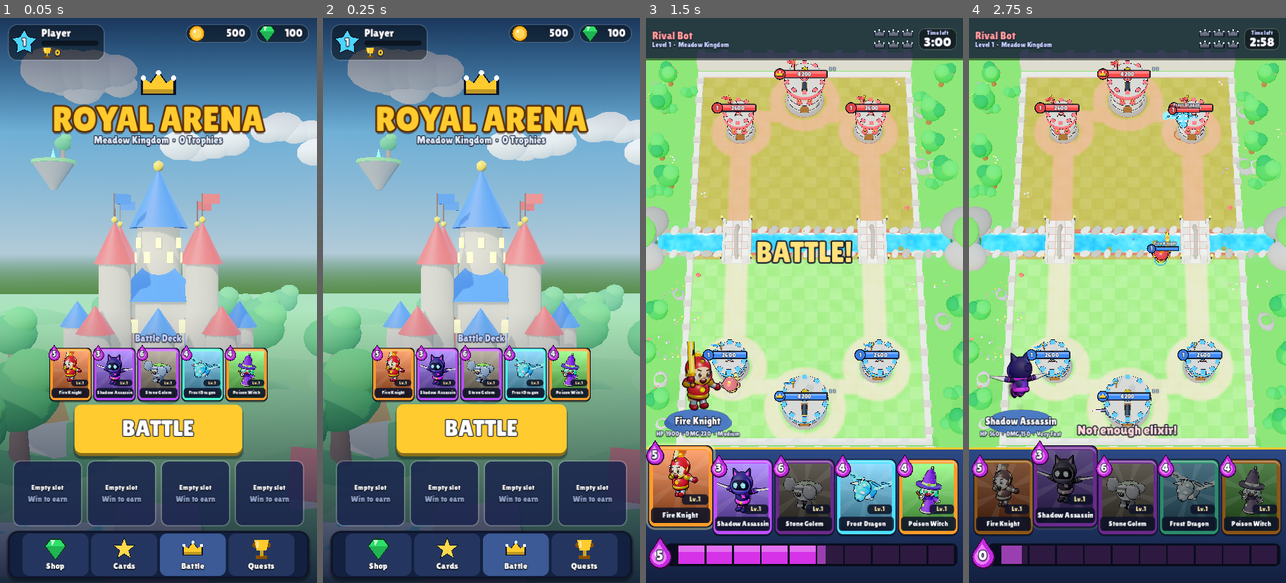
Above: before the commit, frames 1-4 (left to right).
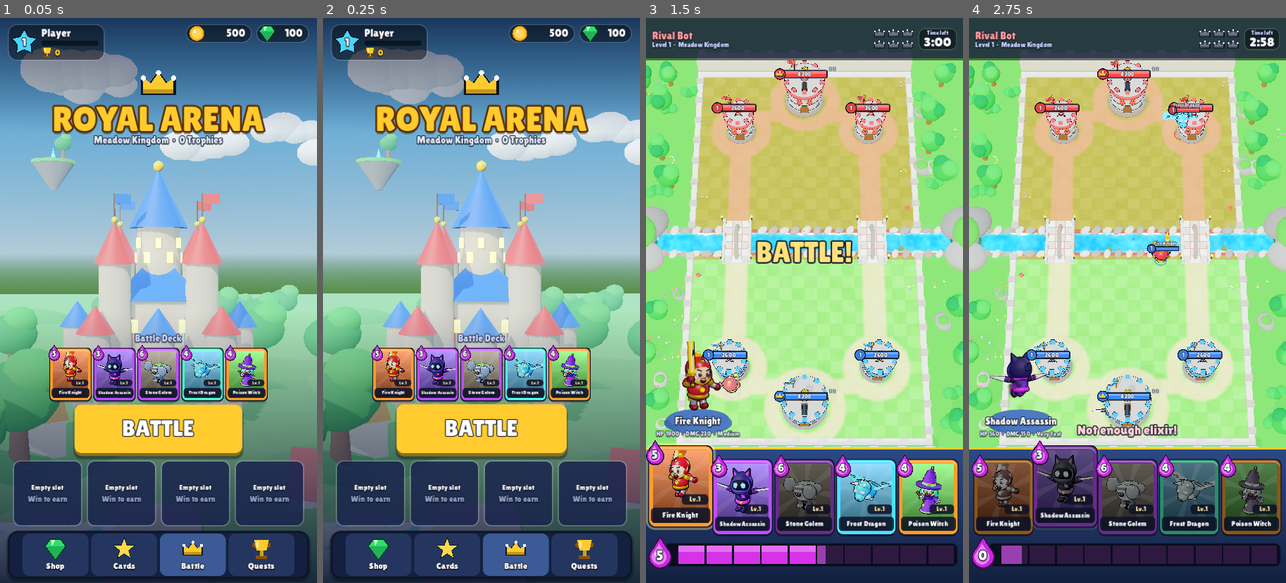
Above: after the commit, the same moments.

Repository: kenanbjelic12/Royal
Game: Godot game, scene res://Scenes/MainMenu/MainMenu.tscn
Two runs of this game, one before a commit and one after it. Both use one fixed random seed, a clock stepped at 60 frames per second and the inputs below.
Inputs (mouse positions are in pixels of both pictures, inside the frame that each line leads up to):
- Up to frame 1 (0.05 s): no input
- Up to frame 2 (0.25 s): no input
- Up to frame 3 (1.5 s): click "BATTLE" at 0.5 s; drag from (680, 498) to (836, 176) at 1.27 s
- Up to frame 4 (2.75 s): drag from (1064, 498) to (1111, 413) at 2.02 s

The runs differ from the first frame. In frame 1, 0.3% of the frame differs, in the area x 20-84%, y 23-70%; in frame 2, 0.2%; in frame 3, 0.3%, in the area x 0-100%, y 8-90%; in frame 4, 0.3%.

Commit message:
Phase 4: skinned model batching, static batching, landscape layout, AI fixes, reports
- SkinBaker turns each procedural rig into one skinned mesh (Skeleton3D),
  MeshBatcher merges static arena/menu scenery: draw calls 6350 -> ~1570
- Hit-flash overlay only attached while visible
- Fixed AI punish spam and scoring; AI now uses all 5 cards
- Landscape/PC layout fixes, card name fitting, deploy overlay visibility
- Test suite 121/121 passing; phase reports and Meshy pipeline docs

Co-Authored-By: Claude Opus 5.5 <noreply@anthropic.com>
Claude-Session: https://claude.ai/code/session_01H7mHSbPM86t11M3b526Com

Diff:
--- a/Scripts/Arena.gd
+++ b/Scripts/Arena.gd
@@ -27,6 +27,8 @@
 		_build_waterfall(s)
 	_build_border()
 	_build_decorations()
+	# static batching: thousands of decoration parts -> a few dozen draw calls
+	MeshBatcher.bake_tree(self)
 	_build_deploy_overlay()
 
 # ------------------------------------------------------------------ materials
@@ -57,7 +59,7 @@
 	b.size = size
 	return b
 
-func _sphere(r: float, h := -1.0, seg := 16) -> SphereMesh:
+func _sphere(r: float, h := -1.0, seg := 12) -> SphereMesh:
 	var s := SphereMesh.new()
 	s.radius = r
 	s.height = r * 2.0 if h < 0 else h
@@ -65,7 +67,7 @@
 	s.rings = seg / 2
 	return s
 
-func _cyl(top: float, bottom: float, h: float, seg := 12) -> CylinderMesh:
+func _cyl(top: float, bottom: float, h: float, seg := 10) -> CylinderMesh:
 	var c := CylinderMesh.new()
 	c.top_radius = top
 	c.bottom_radius = bottom
@@ -310,6 +312,19 @@
 			if absf(p.z) < 3.5:
 				continue
 			_bush(p)
+	# outer forest so wide (landscape / PC) screens never look empty
+	for i in 70:
+		var sx := -1.0 if i % 2 == 0 else 1.0
+		var p := Vector3(sx * _rng.randf_range(hw + 4.5, hw + 22.0), 0, _rng.randf_range(-20.0, 20.0))
+		if absf(p.z) < 2.2 and absf(p.x) < hw + 6.0:
+			continue
+		match i % 5:
+			0, 1, 2: _tree(p, _rng.randf_range(0.9, 1.5))
+			3: _bush(p)
+			4: _rock(p, _rng.randf_range(0.4, 0.9))
+	for i in 30:
+		var sx := -1.0 if i % 2 == 0 else 1.0
+		_flower_patch(Vector3(sx * _rng.randf_range(hw + 4.0, hw + 20.0), 0, _rng.randf_range(-20.0, 20.0)))
 	# tiny details inside the field, hugging the walls (no gameplay impact)
 	for p in [Vector3(-8.3, 0, 6.5), Vector3(8.3, 0, -6.5), Vector3(-8.4, 0, -4.2), Vector3(8.4, 0, 4.0), Vector3(-8.4, 0, 15.2), Vector3(8.4, 0, -15.2)]:
 		_flower_patch(p, 0.6)
@@ -343,8 +358,8 @@
 	var colors := [Color("#ff6fae"), Color("#ffe14d"), Color("#ffffff"), Color("#9a7bff"), Color("#ff8a3d")]
 	for i in 5:
 		var fp := p + Vector3(_rng.randf_range(-0.5, 0.5) * spread, 0, _rng.randf_range(-0.5, 0.5) * spread)
-		_mesh(_cyl(0.015, 0.015, 0.18, 4), _mat(Color("#3f9e3a")), fp + Vector3(0, 0.09, 0), Vector3.ZERO, Vector3.ONE, false)
-		_mesh(_sphere(0.075, 0.06, 8), _mat(colors[_rng.randi() % colors.size()], 0.6), fp + Vector3(0, 0.19, 0), Vector3.ZERO, Vector3.ONE, false)
+		_mesh(_cyl(0.015, 0.015, 0.18, 3), _mat(Color("#3f9e3a")), fp + Vector3(0, 0.09, 0), Vector3.ZERO, Vector3.ONE, false)
+		_mesh(_sphere(0.075, 0.06, 6), _mat(colors[_rng.randi() % colors.size()], 0.6), fp + Vector3(0, 0.19, 0), Vector3.ZERO, Vector3.ONE, false)
 
 func _mushroom(p: Vector3) -> void:
 	_mesh(_cyl(0.07, 0.09, 0.22, 8), _mat(Color("#f4ead6")), p + Vector3(0, 0.11, 0))
--- a/Scripts/Effects/KingdomBackdrop.gd
+++ b/Scripts/Effects/KingdomBackdrop.gd
@@ -24,6 +24,10 @@
 	_cam.fov = 50
 	add_child(_cam)
 	_build()
+	var animated: Array = []
+	for n in _flags + _clouds:
+		animated.append_array(n.find_children("*", "MeshInstance3D", true, false))
+	MeshBatcher.bake_tree(self, animated)
 
 func _m(c: Color, rough := 0.85, emit := 0.0) -> StandardMaterial3D:
 	var key := "%s%.2f%.2f" % [c.to_html(), rough, emit]
--- /dev/null
+++ b/Scripts/Effects/MeshBatcher.gd
@@ -0,0 +1,71 @@
+class_name MeshBatcher
+extends RefCounted
+## Static batching: merges many small MeshInstance3D nodes that share a
+## material into one mesh per (material, shadow) group. Cuts draw calls by an
+## order of magnitude for procedurally assembled scenery and models.
+
+## Merges every eligible MeshInstance3D below `root` (any depth) into meshes
+## parented to `root`. Use for fully static scenery.
+static func bake_tree(root: Node3D, exclude: Array = []) -> int:
+	var groups := {}
+	var removed := 0
+	for mi: MeshInstance3D in root.find_children("*", "MeshInstance3D", true, false):
+		if exclude.has(mi) or not _eligible(mi):
+			continue
+		var xf := _relative_xform(mi, root)
+		_append(groups, mi, xf)
+		mi.get_parent().remove_child(mi)
+		mi.queue_free()
+		removed += 1
+	_commit(groups, root, null)
+	return removed
+
+## Merges the direct mesh children of `parent` that are not in `keep`
+## (named/animated parts). Recurses into child pivots. Use for rigs.
+static func bake_children(parent: Node3D, keep: Array, overlay: Material = null) -> void:
+	var groups := {}
+	for c in parent.get_children():
+		if c is MeshInstance3D and not keep.has(c) and _eligible(c) and c.get_child_count() == 0:
+			_append(groups, c, (c as MeshInstance3D).transform)
+			parent.remove_child(c)
+			c.queue_free()
+	_commit(groups, parent, overlay)
+	for c in parent.get_children():
+		if c is Node3D and not c.has_meta("batched"):
+			bake_children(c, keep, overlay)
+
+static func _eligible(mi: MeshInstance3D) -> bool:
+	if mi.mesh == null or not (mi.material_override is StandardMaterial3D) or not mi.visible:
+		return false
+	if mi.has_meta("batched"):
+		return false
+	return mi.mesh is PrimitiveMesh
+
+static func _relative_xform(n: Node3D, root: Node3D) -> Transform3D:
+	var xf := Transform3D.IDENTITY
+	var cur: Node = n
+	while cur != null and cur != root:
+		xf = (cur as Node3D).transform * xf
+		cur = cur.get_parent()
+	return xf
+
+static func _append(groups: Dictionary, mi: MeshInstance3D, xf: Transform3D) -> void:
+	var key := "%d|%d" % [mi.material_override.get_instance_id(), mi.cast_shadow]
+	if not groups.has(key):
+		var st := SurfaceTool.new()
+		st.begin(Mesh.PRIMITIVE_TRIANGLES)
+		groups[key] = {"st": st, "mat": mi.material_override, "shadow": mi.cast_shadow}
+	(groups[key].st as SurfaceTool).append_from(mi.mesh, 0, xf)
+
+static func _commit(groups: Dictionary, parent: Node3D, overlay: Material) -> void:
+	for key in groups:
+		var g: Dictionary = groups[key]
+		var mesh: ArrayMesh = (g.st as SurfaceTool).commit()
+		var mi := MeshInstance3D.new()
+		mi.mesh = mesh
+		mi.material_override = g.mat
+		if overlay:
+			mi.material_overlay = overlay
+		mi.cast_shadow = g.shadow
+		mi.set_meta("batched", true)
+		parent.add_child(mi)
--- a/Scripts/EnemyAI.gd
+++ b/Scripts/EnemyAI.gd
@@ -17,6 +17,7 @@
 var _last_played: StringName = &""
 var _tank_push_next := true
 var _recent: Array[StringName] = []
+var _punish_cooldown := 0.0
 var _pending_support: Array = []   # [{data, lane, at_time}]
 var log_decisions := false
 var decisions: Array[String] = []
@@ -30,6 +31,7 @@
 	if battle == null or battle.is_finished():
 		return
 	_clock += delta
+	_punish_cooldown -= delta
 	_think -= delta
 	if _think > 0.0:
 		return
@@ -96,6 +98,8 @@
 		if not battle.elixir[team].can_afford(c.elixir_cost):
 			continue
 		var s := matchup_score(c, main.data, main.hp)
+		if s <= 0.0:
+			continue   # cannot fight this threat at all
 		if c.id == _last_played:
 			s *= 0.9
 		elif not _recent.has(c.id):
@@ -107,7 +111,12 @@
 	if best == null or best_score <= 0.05:
 		return false
 	var pos := _defense_position(best, main)
-	return _play(best, pos, "defend vs %s" % main.data.id)
+	if _play(best, pos, "defend vs %s" % main.data.id):
+		# counter-push: sometimes follow a good defence with support
+		if _rng.randf() < 0.4:
+			_queue_support(ArenaLayout.lane_of(pos.x), 5.0)
+		return true
+	return false
 
 ## How good is card `c` against enemy monster `e` (higher = better).
 func matchup_score(c: MonsterData, e: MonsterData, e_hp := -1.0) -> float:
@@ -232,8 +241,11 @@
 
 ## Quick counter-punch with a cheap fast unit when the opponent is low on elixir.
 func _punish() -> bool:
-	if battle.elixir[1 - team].elixir > 2.5 or elixir() < 5.0:
-		return false
+	if _punish_cooldown > 0.0 or battle.elixir[1 - team].elixir > 2.0 or elixir() < 7.0:
+		return false
+	if not battle.get_units(1 - team).is_empty():
+		return false   # opponent still has troops that would defend
+	_punish_cooldown = 25.0
 	var fast: MonsterData = _best_by(func(c): return c.move_speed if c.move_speed >= 2.5 and battle.elixir[team].can_afford(c.elixir_cost) else -1.0)
 	if fast == null:
 		return false
--- a/Scripts/Models/GLBMonsterModel.gd
+++ b/Scripts/Models/GLBMonsterModel.gd
@@ -6,6 +6,9 @@
 ## partial match): Idle, Walk|Run|Fly, Attack|Cast, Hit, Death, Select|Taunt.
 
 var glb_path := ""
+
+func _init() -> void:
+	batch_meshes = false   # imported meshes are already optimised
 var _player: AnimationPlayer
 var _current := ""
 
--- a/Scripts/Models/MonsterModel.gd
+++ b/Scripts/Models/MonsterModel.gd
@@ -17,6 +17,8 @@
 
 @export var outline_enabled := true
 @export var outline_width := 0.022
+## Merge static parts per joint (big draw-call saving). Off for editing.
+@export var batch_meshes := true
 
 var team_color := Color(0.25, 0.55, 1.0)
 var t := 0.0
@@ -46,6 +48,8 @@
 var _flash_mat: StandardMaterial3D
 var _meshes: Array[MeshInstance3D] = []
 var _root: Node3D               # everything is under this node (death/hit squash)
+var _skin: SkinBaker
+var _overlay_on := false
 
 # ---------------------------------------------------------------- lifecycle
 func _ready() -> void:
@@ -64,6 +68,11 @@
 	_flash_mat.transparency = BaseMaterial3D.TRANSPARENCY_ALPHA
 	_flash_mat.albedo_color = Color(1, 1, 1, 0)
 	build()
+	# bake all parts into one skinned mesh (joints become skeleton bones)
+	if batch_meshes:
+		_skin = SkinBaker.new()
+		if not _skin.bake(_root, parts.values()):
+			_skin = null
 	for p in parts.values():
 		_rest[p] = p.transform
 	_apply_pose(0.0)
@@ -174,6 +183,8 @@
 			p.transform = _rest[p]
 	pose(delta)
 	_post_pose(delta)
+	if _skin:
+		_skin.sync()
 
 func _post_pose(delta: float) -> void:
 	# hit: squash + white flash
@@ -187,6 +198,11 @@
 		_flash_mat.albedo_color = Color(1, 1, 1, flash)
 	else:
 		_flash_mat.albedo_color = status_tint
+	# the overlay is an extra render pass: only attach it while visible
+	var want := _flash_mat.albedo_color.a > 0.01
+	if _skin and want != _overlay_on:
+		_overlay_on = want
+		_skin.set_overlay(_flash_mat if want else null)
 	# death: hop, tip over, shrink
 	if death_t >= 0.0:
 		death_t += delta
@@ -263,7 +279,7 @@
 	_meshes.append(mi)
 	return mi
 
-func sphere(r: float, h := -1.0, seg := 24) -> SphereMesh:
+func sphere(r: float, h := -1.0, seg := 16) -> SphereMesh:
 	var m := SphereMesh.new()
 	m.radius = r
 	m.height = (r * 2.0) if h < 0.0 else h
@@ -279,7 +295,7 @@
 	m.rings = 6
 	return m
 
-func cyl(top: float, bottom: float, h: float, seg := 20) -> CylinderMesh:
+func cyl(top: float, bottom: float, h: float, seg := 14) -> CylinderMesh:
 	var m := CylinderMesh.new()
 	m.top_radius = top
 	m.bottom_radius = bottom
--- /dev/null
+++ b/Scripts/Models/SkinBaker.gd
@@ -0,0 +1,150 @@
+class_name SkinBaker
+extends RefCounted
+## Converts a procedurally assembled rig (Node3D joints + many MeshInstance3D
+## parts) into ONE skinned mesh per shadow mode, driven by a Skeleton3D whose
+## bones mirror the joints. All parts that share a material become a single
+## surface, so a monster costs ~a dozen draw calls instead of ~40 instances.
+## Joints keep animating as plain Node3D; `sync()` copies their local
+## transforms into the skeleton every frame.
+
+var skeleton: Skeleton3D
+var instances: Array[MeshInstance3D] = []
+var bone_nodes: Array[Node3D] = []
+
+## `root` holds the rig, `joints` are the animated nodes (pivots and named
+## mesh parts). Returns false when nothing could be baked.
+func bake(root: Node3D, joints: Array, extra_cull := 1.5) -> bool:
+	skeleton = Skeleton3D.new()
+	skeleton.name = "Skeleton"
+	var bone_of := {}
+	_add_bones(root, -1, joints, bone_of)
+	if bone_nodes.is_empty():
+		return false
+	# gather mesh parts per (material, shadow) group
+	var groups := {}   # shadow -> {material -> arrays}
+	var to_free: Array[MeshInstance3D] = []
+	for mi: MeshInstance3D in root.find_children("*", "MeshInstance3D", true, false):
+		if mi.mesh == null or not (mi.material_override is BaseMaterial3D) or not (mi.mesh is PrimitiveMesh):
+			continue
+		var bone_node: Node3D = mi if bone_of.has(mi) else _bone_ancestor(mi, bone_of, root)
+		var local := Transform3D.IDENTITY if bone_node == mi else _relative(mi, bone_node)
+		var bone_idx: int = bone_of.get(bone_node, -1)
+		if bone_idx < 0:
+			continue
+		var global_rest := skeleton.get_bone_global_rest(bone_idx) if skeleton.get_bone_count() > 0 else Transform3D.IDENTITY
+		_append(groups, mi, global_rest * local, bone_idx)
+		to_free.append(mi)
+	if groups.is_empty():
+		return false
+	root.add_child(skeleton)
+	var skin := Skin.new()
+	for i in skeleton.get_bone_count():
+		skin.add_bind(i, skeleton.get_bone_global_rest(i).affine_inverse())
+	for shadow in groups:
+		var mesh := ArrayMesh.new()
+		for mat in groups[shadow]:
+			var g: Dictionary = groups[shadow][mat]
+			var arr := []
+			arr.resize(Mesh.ARRAY_MAX)
+			arr[Mesh.ARRAY_VERTEX] = g.v
+			arr[Mesh.ARRAY_NORMAL] = g.n
+			arr[Mesh.ARRAY_TEX_UV] = g.uv
+			arr[Mesh.ARRAY_BONES] = g.b
+			arr[Mesh.ARRAY_WEIGHTS] = g.w
+			arr[Mesh.ARRAY_INDEX] = g.i
+			mesh.add_surface_from_arrays(Mesh.PRIMITIVE_TRIANGLES, arr)
+			mesh.surface_set_material(mesh.get_surface_count() - 1, g.mat)
+		var inst := MeshInstance3D.new()
+		inst.name = "Skinned%d" % shadow
+		inst.mesh = mesh
+		inst.skin = skin
+		inst.cast_shadow = shadow
+		inst.extra_cull_margin = extra_cull
+		skeleton.add_child(inst)
+		inst.skeleton = inst.get_path_to(skeleton)
+		instances.append(inst)
+	# the original parts are no longer drawn; named parts stay as joints
+	for mi in to_free:
+		if bone_of.has(mi):
+			mi.mesh = null
+			mi.material_overlay = null
+		else:
+			mi.get_parent().remove_child(mi)
+			mi.queue_free()
+	sync()
+	return true
+
+func _add_bones(node: Node3D, parent_idx: int, joints: Array, bone_of: Dictionary) -> void:
+	for c in node.get_children():
+		if not (c is Node3D) or c is CPUParticles3D or c == skeleton:
+			continue
+		var is_joint: bool = joints.has(c) or not (c is MeshInstance3D)
+		if not is_joint:
+			continue
+		var idx := skeleton.add_bone("%s_%d" % [c.name, skeleton.get_bone_count()])
+		skeleton.set_bone_parent(idx, parent_idx)
+		skeleton.set_bone_rest(idx, (c as Node3D).transform)
+		bone_of[c] = idx
+		bone_nodes.append(c)
+		_add_bones(c, idx, joints, bone_of)
+
+func _bone_ancestor(n: Node, bone_of: Dictionary, root: Node3D) -> Node3D:
+	var cur := n.get_parent()
+	while cur != null and cur != root:
+		if bone_of.has(cur):
+			return cur
+		cur = cur.get_parent()
+	return null
+
+func _relative(n: Node3D, ancestor: Node3D) -> Transform3D:
+	var xf := Transform3D.IDENTITY
+	var cur: Node = n
+	while cur != null and cur != ancestor:
+		xf = (cur as Node3D).transform * xf
+		cur = cur.get_parent()
+	return xf
+
+func _append(groups: Dictionary, mi: MeshInstance3D, xf: Transform3D, bone: int) -> void:
+	var shadow := mi.cast_shadow
+	if not groups.has(shadow):
+		groups[shadow] = {}
+	var mat: Material = mi.material_override
+	if not groups[shadow].has(mat):
+		groups[shadow][mat] = {"mat": mat, "v": PackedVector3Array(), "n": PackedVector3Array(), "uv": PackedVector2Array(),
+			"b": PackedInt32Array(), "w": PackedFloat32Array(), "i": PackedInt32Array()}
+	var g: Dictionary = groups[shadow][mat]
+	var src := mi.mesh.surface_get_arrays(0)
+	var verts: PackedVector3Array = src[Mesh.ARRAY_VERTEX]
+	var norms: PackedVector3Array = src[Mesh.ARRAY_NORMAL]
+	var uvs = src[Mesh.ARRAY_TEX_UV]
+	var idx = src[Mesh.ARRAY_INDEX]
+	var base: int = g.v.size()
+	var nbasis := xf.basis.inverse().transposed()
+	for k in verts.size():
+		g.v.append(xf * verts[k])
+		g.n.append((nbasis * norms[k]).normalized())
+		g.uv.append(uvs[k] if uvs != null and k < uvs.size() else Vector2.ZERO)
+		g.b.append_array([bone, 0, 0, 0])
+		g.w.append_array([1.0, 0.0, 0.0, 0.0])
+	if idx != null and idx.size() > 0:
+		for k in idx.size():
+			g.i.append(base + idx[k])
+	else:
+		for k in verts.size():
+			g.i.append(base + k)
+
+## Copies the joint transforms into the skeleton (call after posing).
+func sync() -> void:
+	for i in bone_nodes.size():
+		var n := bone_nodes[i]
+		if not is_instance_valid(n):
+			continue
+		var t := n.transform
+		skeleton.set_bone_pose_position(i, t.origin)
+		var s := t.basis.get_scale()
+		skeleton.set_bone_pose_scale(i, s)
+		skeleton.set_bone_pose_rotation(i, t.basis.orthonormalized().get_rotation_quaternion())
+
+func set_overlay(mat: Material) -> void:
+	for inst in instances:
+		inst.material_overlay = mat
--- a/Scripts/UI/CardView.gd
+++ b/Scripts/UI/CardView.gd
@@ -44,7 +44,7 @@
 var _lift := 0.0
 
 func _init() -> void:
-	custom_minimum_size = Vector2(124, 158)
+	custom_minimum_size = Vector2(40, 51)
 	mouse_filter = Control.MOUSE_FILTER_STOP
 
 func setup(p_data: MonsterData, p_level := 1) -> CardView:
@@ -109,7 +109,13 @@
 	_drop.size = Vector2(s.x * 0.42, s.x * 0.42)
 	_name.position = Vector2(m, s.y - m - s.y * 0.19)
 	_name.size = Vector2(s.x - m * 2, s.y * 0.19)
-	_name.add_theme_font_size_override("font_size", int(clampf(s.x * 0.125, 11, 26)))
+	# shrink long names so they always fit on the ribbon
+	var fs := int(clampf(s.x * 0.125, 9, 26))
+	var font := get_theme_default_font()
+	if data and font:
+		while fs > 8 and font.get_string_size(data.display_name, HORIZONTAL_ALIGNMENT_LEFT, -1, fs).x > _name.size.x - 6:
+			fs -= 1
+	_name.add_theme_font_size_override("font_size", fs)
 	_cost.position = _drop.position + Vector2(0, s.x * 0.03)
 	_cost.size = _drop.size
 	_cost.add_theme_font_size_override("font_size", int(s.x * 0.2))
--- a/Scripts/UI/HealthBarLayer.gd
+++ b/Scripts/UI/HealthBarLayer.gd
@@ -19,7 +19,8 @@
 	if battle == null or battle.camera == null:
 		return
 	var cam := battle.camera
-	ui_scale = clampf(get_viewport_rect().size.x / 720.0, 0.7, 1.6)
+	var vs := get_viewport_rect().size
+	ui_scale = clampf(minf(vs.x, vs.y) / 720.0, 0.7, 1.6)
 	for team in 2:
 		for t: TowerController in battle.get_towers(team):
 			if t.is_alive():
--- a/Scripts/UI/MainMenu.gd
+++ b/Scripts/UI/MainMenu.gd
@@ -23,7 +23,22 @@
 	_build()
 	EconomyManager.changed.connect(_refresh)
 	_refresh()
+	get_viewport().size_changed.connect(_apply_layout)
+	_apply_layout()
 	AudioManager.play_music(&"menu")
+
+## Compact layout for short / landscape screens (PC windows).
+func _apply_layout() -> void:
+	var vs := get_viewport().get_visible_rect().size
+	var compact := vs.x > vs.y * 0.9
+	(ui.find_child("LogoCrown", true, false) as Control).visible = not compact
+	(ui.find_child("DeckTitle", true, false) as Control).visible = not compact
+	(ui.find_child("Logo", true, false) as Label).add_theme_font_size_override("font_size", 56 if compact else 78)
+	for slot in _chest_slots:
+		slot.custom_minimum_size = Vector2(158, 96 if compact else 150)
+	for cv in (ui.find_child("DeckRow", true, false) as Control).get_children():
+		(cv as Control).custom_minimum_size = Vector2(70, 89) if compact else Vector2(92, 117)
+	_battle_btn.custom_minimum_size = Vector2(380, 84 if compact else 116)
 
 func _build() -> void:
 	# soft vignette gradient so UI text stays readable over the 3D scene
@@ -103,6 +118,7 @@
 	logo.mouse_filter = Control.MOUSE_FILTER_IGNORE
 	root.add_child(logo)
 	var crown := UIIcon.new()
+	crown.name = "LogoCrown"
 	crown.kind = &"crown_gold"
 	crown.custom_minimum_size = Vector2(0, 86)
 	logo.add_child(crown)
@@ -122,8 +138,10 @@
 
 	# --- battle deck preview
 	var deck_title := UIStyle.label("Battle Deck", 22, Color("#c9d4ff"), 5)
+	deck_title.name = "DeckTitle"
 	root.add_child(deck_title)
 	var deck_row := HBoxContainer.new()
+	deck_row.name = "DeckRow"
 	deck_row.alignment = BoxContainer.ALIGNMENT_CENTER
 	deck_row.add_theme_constant_override("separation", 8)
 	root.add_child(deck_row)
--- a/Scripts/UIManager.gd
+++ b/Scripts/UIManager.gd
@@ -223,6 +223,7 @@
 	var x0 := (vp.x - total_w) * 0.5
 	for i in cards.size():
 		var cv := cards[i]
+		cv.custom_minimum_size = Vector2(cw, ch)
 		cv.size = Vector2(cw, ch)
 		cv.base_position = Vector2(x0 + i * (cw + gap), margin + 6)
 		cv.position = cv.base_position
--- /dev/null
+++ b/Tools/Perf.gd
@@ -0,0 +1,51 @@
+extends Node
+## Performance probe: a crowded battle (20 monsters + all towers fighting),
+## prints draw calls, primitives, node count and average frame time.
+## Usage: godot --path . res://Tools/Perf.tscn
+
+func _ready() -> void:
+	EconomyManager.persist = false
+	AudioManager.set_muted(true)
+	var b: BattleManager = load("res://Scenes/Battle/Battle.tscn").instantiate()
+	b.enemy_ai_enabled = false
+	b.build_hud = not OS.get_cmdline_user_args().has("nohud")
+	add_child(b)
+	await get_tree().process_frame
+	if OS.get_cmdline_user_args().has("nofill"):
+		b.get_node("Fill").queue_free()
+	if OS.get_cmdline_user_args().has("noshadow"):
+		(b.get_node("Sun") as DirectionalLight3D).shadow_enabled = false
+	if OS.get_cmdline_user_args().has("nooutline"):
+		for m in b.find_children("*", "MeshInstance3D", true, false):
+			var mat = m.material_override
+			if mat is StandardMaterial3D:
+				mat.next_pass = null
+	var deck := CardDatabase.deck()
+	var n_units := 0 if OS.get_cmdline_user_args().has("nounits") else 20
+	for i in n_units:
+		var team := i % 2
+		var d: MonsterData = deck[i % deck.size()]
+		var x := -6.0 + (i / 2) * 1.3
+		if OS.get_cmdline_user_args().has("calm"):
+			var u := b.spawn_monster(d, 0, Vector3(x, 0, 6.0), 1)
+			u.data = u.data.duplicate()
+			u.data.move_speed = 0.0
+		else:
+			b.spawn_monster(d, team, Vector3(x, 0, 3.0 if team == 0 else -3.0), 1)
+	for i in 120:
+		await get_tree().process_frame
+	var frames := 0
+	var t0 := Time.get_ticks_usec()
+	var draw := 0
+	var prims := 0
+	while frames < 120:
+		await get_tree().process_frame
+		frames += 1
+		draw = maxi(draw, RenderingServer.get_rendering_info(RenderingServer.RENDERING_INFO_TOTAL_DRAW_CALLS_IN_FRAME))
+		prims = maxi(prims, RenderingServer.get_rendering_info(RenderingServer.RENDERING_INFO_TOTAL_PRIMITIVES_IN_FRAME))
+	var ms := (Time.get_ticks_usec() - t0) / 1000.0 / frames
+	var meshes := 0
+	for n in b.find_children("*", "MeshInstance3D", true, false):
+		meshes += 1
+	print("PERF units=%d mesh_instances=%d max_draw_calls=%d max_primitives=%d avg_frame_ms=%.1f (software GL)" % [b.units.size(), meshes, draw, prims, ms])
+	get_tree().quit()
--- /dev/null
+++ b/Tools/Perf.tscn
@@ -0,0 +1,6 @@
+[gd_scene load_steps=2 format=3]
+
+[ext_resource type="Script" path="res://Tools/Perf.gd" id="1"]
+
+[node name="Perf" type="Node"]
+script = ExtResource("1")
Not shown, added: Docs/PHASE_REPORTS.md
